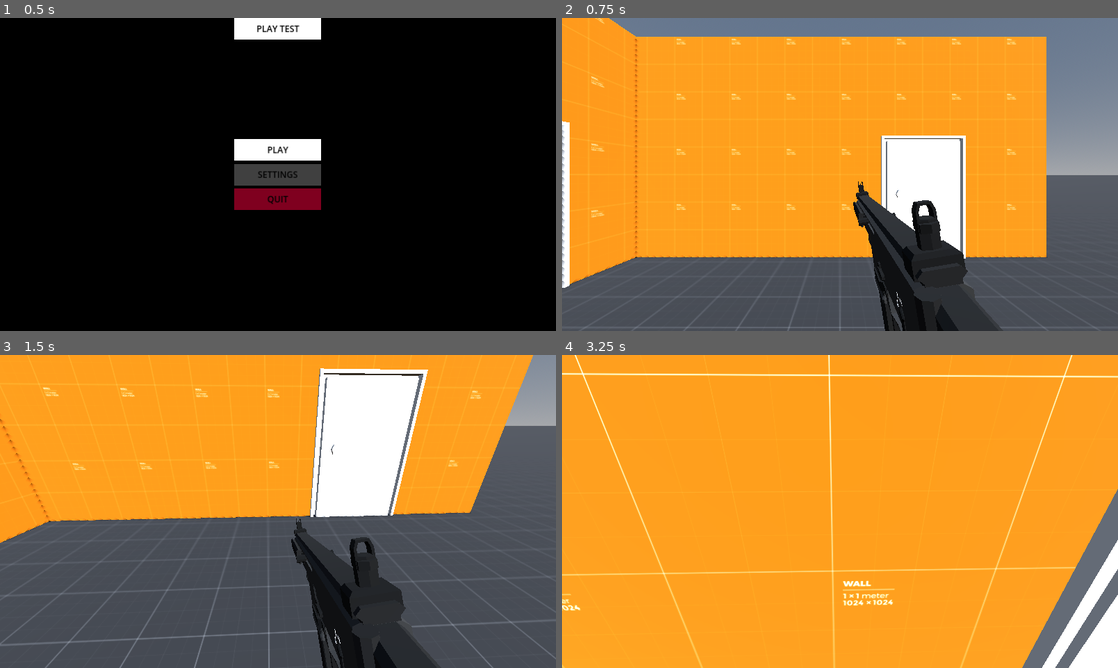
Above: before the commit, frames 1-4 (two rows, left to right).
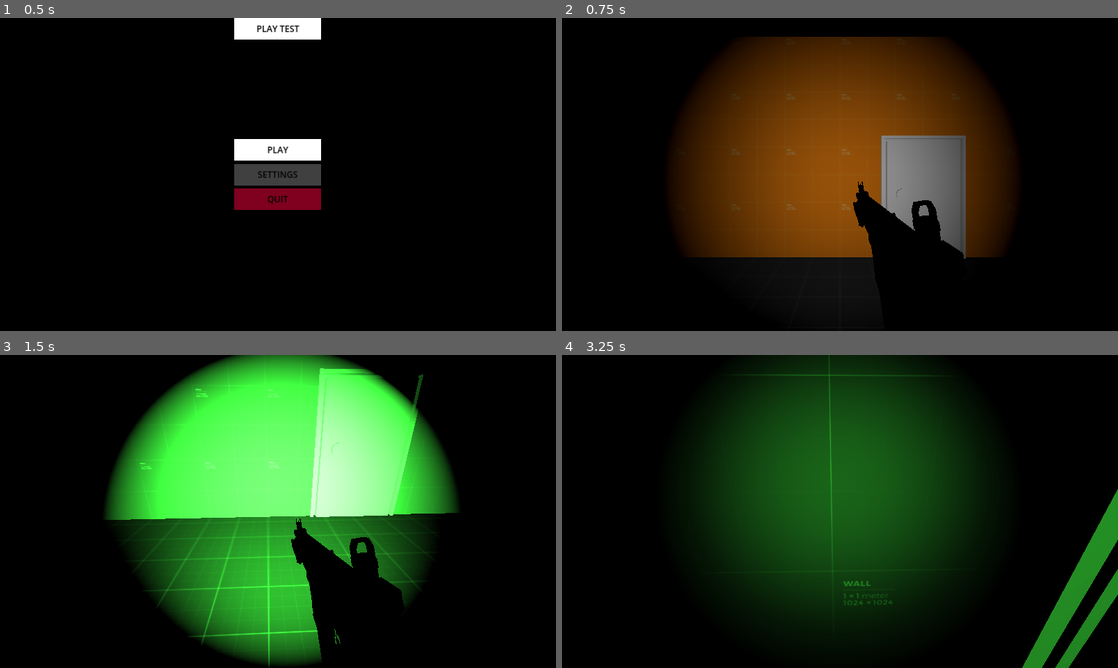
Above: after the commit, the same moments.

Repository: Ieida/Tactical-FPS-Godot
Game: Godot game, scene res://main_menu/main_menu.tscn
Two runs of this game, one before a commit and one after it. Both use one fixed random seed, a clock stepped at 60 frames per second and the inputs below. The engine's default icon, where the game draws it, is replaced by a stand-in: a white triangle on a blue panel in a dark square.
Inputs (mouse positions are in pixels of both pictures, inside the frame that each line leads up to):
- Up to frame 1 (0.5 s): no input
- Up to frame 2 (0.75 s): click "PLAY TEST" at 0.5 s
- Up to frame 3 (1.5 s): tap Enter at 1.25 s; move the mouse to (305, 511) at 1.27 s; hold W (move_forward) from 1.28 s (still down); tap N (night_vision, bound only after the commit) at 1.35 s
- Up to frame 4 (3.25 s): keep holding W (move_forward); move the mouse to (812, 511) at 2.02 s; right-click (812, 511) at 2.1 s; tap N (night_vision, bound only after the commit) at 2.3, 3.05 s; move the mouse to (851, 505) at 2.77 s; tap 3 (grenade) at 2.85 s

Frame 1 is identical in both runs. In frame 2, 98% of the frame differs, in the area x 0-100%, y 0-100%; in frame 3, 98%; in frame 4, 100%.

Commit message:
night vision

Diff:
--- a/door/door.tscn
+++ b/door/door.tscn
@@ -1,10 +1,9 @@
-[gd_scene load_steps=12 format=3 uid="uid://clsq0anpy7xqb"]
+[gd_scene load_steps=11 format=3 uid="uid://clsq0anpy7xqb"]
 
 [ext_resource type="Script" path="res://door/door.gd" id="1_ikyln"]
 [ext_resource type="PackedScene" uid="uid://bwxf6hc1v4dyk" path="res://interactable/interactable.tscn" id="2_8irbu"]
 [ext_resource type="Script" path="res://hitbox/hitbox.gd" id="2_bx0oe"]
 [ext_resource type="PackedScene" uid="uid://ebwds7eaxfnk" path="res://hit_particle_effects/hit_particle_effect.tscn" id="3_gdfu4"]
-[ext_resource type="Texture2D" uid="uid://dhymfg2xx2csw" path="res://icon.svg" id="3_tlru0"]
 
 [sub_resource type="StandardMaterial3D" id="StandardMaterial3D_4uit1"]
 
@@ -67,12 +66,6 @@
 [node name="CollisionShape3D" type="CollisionShape3D" parent="RigidBody3D/CSGBox3D/CSGCylinder3D/Interactable"]
 shape = SubResource("SphereShape3D_803w0")
 
-[node name="Sprite3D" type="Sprite3D" parent="RigidBody3D/CSGBox3D/CSGCylinder3D/Interactable"]
-transform = Transform3D(0.2, 0, 0, 0, 0.2, 0, 0, 0, 0.2, 0, 0, 0)
-billboard = 1
-no_depth_test = true
-texture = ExtResource("3_tlru0")
-
 [node name="HingeJoint3D" type="HingeJoint3D" parent="."]
 transform = Transform3D(1, 0, 0, 0, -4.37114e-08, 1, 0, -1, -4.37114e-08, -0.7, 0, -0.15)
 node_a = NodePath("../RigidBody3D")
--- a/level_0/level_0.tscn
+++ b/level_0/level_0.tscn
@@ -10,14 +10,19 @@
 [ext_resource type="PackedScene" uid="uid://clsq0anpy7xqb" path="res://door/door.tscn" id="8_wx27o"]
 
 [sub_resource type="ProceduralSkyMaterial" id="ProceduralSkyMaterial_f6ngm"]
+sky_top_color = Color(0, 0, 0, 1)
+sky_horizon_color = Color(0, 0, 0, 1)
+ground_bottom_color = Color(0, 0, 0, 1)
+ground_horizon_color = Color(0, 0, 0, 1)
 
 [sub_resource type="Sky" id="Sky_o8cxe"]
 sky_material = SubResource("ProceduralSkyMaterial_f6ngm")
 
 [sub_resource type="Environment" id="Environment_5ktl4"]
-background_mode = 2
+background_mode = 1
 sky = SubResource("Sky_o8cxe")
 ambient_light_source = 3
+ambient_light_energy = 0.02
 reflected_light_source = 2
 
 [sub_resource type="CameraAttributesPractical" id="CameraAttributesPractical_171rf"]
@@ -41,6 +46,10 @@
 albedo_texture = ExtResource("4_2w71m")
 uv1_triplanar = true
 
+[sub_resource type="StandardMaterial3D" id="StandardMaterial3D_ccj0s"]
+albedo_texture = ExtResource("4_2w71m")
+uv1_triplanar = true
+
 [node name="Level0" type="Node3D"]
 
 [node name="WorldEnvironment" type="WorldEnvironment" parent="."]
@@ -49,6 +58,7 @@
 
 [node name="DirectionalLight3D" type="DirectionalLight3D" parent="."]
 transform = Transform3D(0.707107, -0.5, 0.5, 0, 0.707107, 0.707107, -0.707107, -0.5, 0.5, 0, 0, 0)
+visible = false
 shadow_enabled = true
 
 [node name="Buildings" type="Node" parent="."]
@@ -162,11 +172,37 @@
 script = ExtResource("2_hpmpi")
 hit_particle_effects = ExtResource("3_0r2ke")
 
+[node name="Door" parent="Buildings/House" instance=ExtResource("8_wx27o")]
+transform = Transform3D(-4.37114e-08, 0, -1, 0, 1, 0, 1, 0, -4.37114e-08, 0.2, 1.1, 2)
+
+[node name="Door2" parent="Buildings/House" instance=ExtResource("8_wx27o")]
+transform = Transform3D(-1, 0, -8.74228e-08, 0, 1, 0, 8.74228e-08, 0, -1, 5.5, 1.1, 0.2)
+
+[node name="OmniLight3D" type="OmniLight3D" parent="Buildings/House"]
+transform = Transform3D(1, 0, 0, 0, 1, 0, 0, 0, 1, -0.894568, 2.42513, -3.55596)
+light_energy = 0.1
+omni_range = 10.0
+
+[node name="DarkRoom" type="Node3D" parent="Buildings"]
+transform = Transform3D(1, 0, 0, 0, 1, 0, 0, 0, 1, -3, 0, 13)
+visible = false
+
+[node name="CSGBox3D" type="CSGBox3D" parent="Buildings/DarkRoom"]
+transform = Transform3D(1, 0, 0, 0, 1, 0, 0, 0, 1, 0, 2, 0)
+size = Vector3(7, 4, 7)
+material = SubResource("StandardMaterial3D_ccj0s")
+
+[node name="CSGBox3D" type="CSGBox3D" parent="Buildings/DarkRoom/CSGBox3D"]
+operation = 2
+size = Vector3(6.9, 3.9, 6.9)
+material = SubResource("StandardMaterial3D_ccj0s")
+
+[node name="CSGBox3D2" type="CSGBox3D" parent="Buildings/DarkRoom/CSGBox3D"]
+transform = Transform3D(1, 0, 0, 0, 1, 0, 0, 0, 1, 3.4, -0.9, -2)
+visible = false
+operation = 2
+size = Vector3(1, 2, 1.2)
+material = SubResource("StandardMaterial3D_ccj0s")
+
 [node name="Player" parent="." instance=ExtResource("1_spnw0")]
 transform = Transform3D(1, 0, 0, 0, 1, 0, 0, 0, 1, 4, 1, 4)
-
-[node name="Door" parent="." instance=ExtResource("8_wx27o")]
-transform = Transform3D(-4.37114e-08, 0, -1, 0, 1, 0, 1, 0, -4.37114e-08, 0.2, 1.1, 2)
-
-[node name="Door2" parent="." instance=ExtResource("8_wx27o")]
-transform = Transform3D(-1, 0, -8.74228e-08, 0, 1, 0, 8.74228e-08, 0, -1, 5.5, 1.1, 0.2)
--- a/player/player.tscn
+++ b/player/player.tscn
@@ -557,24 +557,37 @@
 script/source = "extends Area3D
 
 var interactable: Interactable
+@export var sprite: Sprite2D
+@export var camera: Camera3D
 
 func _ready():
+	sprite.hide()
 	area_entered.connect(_on_area_entered)
 	area_exited.connect(_on_area_exited)
 
 func _process(_delta):
 	if Input.is_action_just_pressed(\"interact\") and interactable:
 		interactable.interact()
+
+	if interactable:
+		if camera.is_position_in_frustum(interactable.global_position):
+			sprite.show()
+			var pos = camera.unproject_position(interactable.global_position)
+			sprite.position = pos
+			sprite.scale = Vector2.ONE / interactable.global_position.distance_to(camera.global_position)
+		else: sprite.hide()
 
 func _on_area_entered(area: Area3D):
 	if area is Interactable:
 		area.show()
 		interactable = area
+		sprite.show()
 
 func _on_area_exited(area: Area3D):
 	if area == interactable:
 		area.hide()
 		interactable = null
+		sprite.hide()
 "
 
 [sub_resource type="SphereShape3D" id="SphereShape3D_lsy5n"]
@@ -617,6 +630,69 @@
 	set_process(true)
 "
 
+[sub_resource type="Shader" id="Shader_sm83g"]
+code = "shader_type canvas_item;
+
+uniform vec2 size = vec2(32.0, 28.0);
+// If you intend to read from mipmaps with `textureLod()` LOD values greater than `0.0`,
+// use `filter_nearest_mipmap` instead. This shader doesn't require it.
+uniform sampler2D screen_texture : hint_screen_texture, repeat_disable, filter_nearest;
+
+uniform vec4 color: source_color;
+uniform float intensity;
+
+void fragment() {
+        vec4 pixel_color = texture(screen_texture, SCREEN_UV);
+		float brightness = (pixel_color.r + pixel_color.g + pixel_color.b) / 3.0;
+		vec4 greyscale = vec4(brightness, brightness, brightness, pixel_color.a);
+		COLOR = greyscale * color * intensity;
+}"
+
+[sub_resource type="ShaderMaterial" id="ShaderMaterial_8ouod"]
+shader = SubResource("Shader_sm83g")
+shader_parameter/size = Vector2(32, 28)
+shader_parameter/color = Color(0.25098, 1, 0.25098, 1)
+shader_parameter/intensity = 10.0
+
+[sub_resource type="GDScript" id="GDScript_jfra3"]
+resource_name = "night_vision"
+script/source = "extends ColorRect
+
+@export var light: SpotLight3D
+@export var intensity: float = 3.0
+var tween
+var _intst: float:
+	set(value):
+		_intst = value
+		material.set_shader_parameter(\"intensity\", value)
+var light_energy: float
+
+func _ready():
+	_intst = 0
+	light_energy = light.light_energy
+	light.light_energy = 0.0
+
+func _process(_delta):
+	if Input.is_action_just_pressed(\"night_vision\"):
+		if is_on: turn_off()
+		else: turn_on()
+
+var is_on = false
+func turn_on():
+	is_on = true
+	tween = create_tween().set_parallel(true)
+	tween.tween_property(self, \"_intst\", intensity, 1.0).set_ease(1).set_trans(5)
+	tween.tween_property(light, \"light_energy\", light_energy, 1.0).set_ease(1).set_trans(5)
+
+func turn_off():
+	is_on = false
+	if tween:
+		tween.kill()
+		tween = null
+	_intst = 0.0
+	light.light_energy = 0.0
+"
+
 [sub_resource type="GDScript" id="GDScript_hh8np"]
 resource_name = "death_fade"
 script/source = "extends ColorRect
@@ -679,10 +755,13 @@
 body = NodePath("../..")
 sensitivity = ExtResource("4_7jfg2")
 
+[node name="NightVisionLight" type="SpotLight3D" parent="CharacterBody3D/Node3D/PlayerCamera"]
+light_energy = 0.01
+spot_range = 10.0
+
 [node name="Weapons" type="Node3D" parent="CharacterBody3D/Node3D/PlayerCamera"]
 
 [node name="SMGViewmodel" type="Node3D" parent="CharacterBody3D/Node3D/PlayerCamera/Weapons" node_paths=PackedStringArray("weapon", "camera", "animation_player", "magazine")]
-visible = false
 script = ExtResource("4_pbdc1")
 weapon = NodePath("SMG")
 camera = NodePath("../..")
@@ -697,6 +776,10 @@
 [node name="Magazine" type="Node3D" parent="CharacterBody3D/Node3D/PlayerCamera/Weapons/SMGViewmodel/SMG"]
 script = ExtResource("6_7fstl")
 max_rounds = 30
+
+[node name="SpotLight3D" type="SpotLight3D" parent="CharacterBody3D/Node3D/PlayerCamera/Weapons/SMGViewmodel/SMG"]
+transform = Transform3D(1, -2.08616e-07, 0, 4.47035e-08, 1, 0, 0, 0, 1, -2.98023e-08, -0.0289856, -0.192745)
+spot_range = 10.0
 
 [node name="AnimationPlayer" type="AnimationPlayer" parent="CharacterBody3D/Node3D/PlayerCamera/Weapons/SMGViewmodel"]
 libraries = {
@@ -727,6 +810,7 @@
 playback_default_blend_time = 0.5
 
 [node name="GrenadeViewmodel" type="Node3D" parent="CharacterBody3D/Node3D/PlayerCamera/Weapons" node_paths=PackedStringArray("grenade", "player_body", "weapon", "camera", "animation_player")]
+visible = false
 script = ExtResource("10_vop7b")
 grenade = NodePath("Grenade")
 player_body = NodePath("../../../..")
@@ -745,9 +829,11 @@
 }
 playback_default_blend_time = 0.5
 
-[node name="Interactor" type="Area3D" parent="CharacterBody3D"]
+[node name="Interactor" type="Area3D" parent="CharacterBody3D" node_paths=PackedStringArray("sprite", "camera")]
 transform = Transform3D(1, 0, 0, 0, 1, 0, 0, 0, 1, 0, 0.5, 0)
 script = SubResource("GDScript_6y26x")
+sprite = NodePath("../../UILayer/UI/InteractableSprite")
+camera = NodePath("../Node3D/PlayerCamera")
 
 [node name="CollisionShape3D" type="CollisionShape3D" parent="CharacterBody3D/Interactor"]
 shape = SubResource("SphereShape3D_lsy5n")
@@ -778,7 +864,9 @@
 secondary = NodePath("../../CharacterBody3D/Node3D/PlayerCamera/Weapons/PistolViewmodel")
 grenade = NodePath("../../CharacterBody3D/Node3D/PlayerCamera/Weapons/GrenadeViewmodel")
 
-[node name="UI" type="Control" parent="."]
+[node name="UILayer" type="CanvasLayer" parent="."]
+
+[node name="UI" type="Control" parent="UILayer"]
 layout_mode = 3
 anchors_preset = 15
 anchor_right = 1.0
@@ -786,7 +874,25 @@
 grow_horizontal = 2
 grow_vertical = 2
 
-[node name="DeathFade" type="ColorRect" parent="UI"]
+[node name="NightVisionLayer" type="CanvasLayer" parent="UILayer/UI"]
+layer = 0
+
+[node name="NightVision" type="ColorRect" parent="UILayer/UI/NightVisionLayer" node_paths=PackedStringArray("light")]
+material = SubResource("ShaderMaterial_8ouod")
+anchors_preset = 15
+anchor_right = 1.0
+anchor_bottom = 1.0
+grow_horizontal = 2
+grow_vertical = 2
+color = Color(1, 1, 1, 0)
+script = SubResource("GDScript_jfra3")
+light = NodePath("../../../../CharacterBody3D/Node3D/PlayerCamera/NightVisionLight")
+intensity = 10.0
+
+[node name="InteractableSprite" type="Sprite2D" parent="UILayer/UI"]
+texture = ExtResource("10_80gfq")
+
+[node name="DeathFade" type="ColorRect" parent="UILayer/UI"]
 layout_mode = 1
 anchors_preset = 15
 anchor_right = 1.0
@@ -797,10 +903,10 @@
 script = SubResource("GDScript_hh8np")
 from = Color(0, 0, 0, 0)
 
-[node name="Pause" type="Node" parent="UI"]
+[node name="Pause" type="Node" parent="UILayer/UI"]
 script = SubResource("GDScript_t5u88")
 
-[node name="Menu" type="Control" parent="UI/Pause"]
+[node name="Menu" type="Control" parent="UILayer/UI/Pause"]
 process_mode = 2
 layout_mode = 3
 anchors_preset = 15
@@ -809,13 +915,13 @@
 grow_horizontal = 2
 grow_vertical = 2
 
-[node name="Damage" type="Button" parent="UI/Pause/Menu"]
+[node name="Damage" type="Button" parent="UILayer/UI/Pause/Menu"]
 layout_mode = 0
 offset_right = 77.0
 offset_bottom = 31.0
 text = "DAMAGE"
 
-[node name="Resume" type="Button" parent="UI/Pause/Menu"]
+[node name="Resume" type="Button" parent="UILayer/UI/Pause/Menu"]
 layout_mode = 1
 anchors_preset = 8
 anchor_left = 0.5
@@ -830,13 +936,5 @@
 grow_vertical = 2
 text = "RESUME"
 
-[node name="InteractableSprite" type="Sprite3D" parent="."]
-transform = Transform3D(0.2, 0, 0, 0, 0.2, 0, 0, 0, 0.2, 0, 0, 0)
-visible = false
-billboard = 1
-double_sided = false
-no_depth_test = true
-texture = ExtResource("10_80gfq")
-
-[connection signal="pressed" from="UI/Pause/Menu/Damage" to="Components/Health" method="damage" binds= [5.0]]
-[connection signal="pressed" from="UI/Pause/Menu/Resume" to="UI/Pause" method="unpause"]
+[connection signal="pressed" from="UILayer/UI/Pause/Menu/Damage" to="Components/Health" method="damage" binds= [5.0]]
+[connection signal="pressed" from="UILayer/UI/Pause/Menu/Resume" to="UILayer/UI/Pause" method="unpause"]
--- a/project.godot
+++ b/project.godot
@@ -90,6 +90,11 @@
 "events": [Object(InputEventKey,"resource_local_to_scene":false,"resource_name":"","device":-1,"window_id":0,"alt_pressed":false,"shift_pressed":false,"ctrl_pressed":false,"meta_pressed":false,"pressed":false,"keycode":0,"physical_keycode":51,"key_label":0,"unicode":51,"echo":false,"script":null)
 ]
 }
+night_vision={
+"deadzone": 0.5,
+"events": [Object(InputEventKey,"resource_local_to_scene":false,"resource_name":"","device":-1,"window_id":0,"alt_pressed":false,"shift_pressed":false,"ctrl_pressed":false,"meta_pressed":false,"pressed":false,"keycode":0,"physical_keycode":78,"key_label":0,"unicode":110,"echo":false,"script":null)
+]
+}
 
 [layer_names]
 
Not shown: 1 places in level_0/level_0.tscn that only renumber resources
Not shown: 1 places in player/player.tscn that only renumber resources
